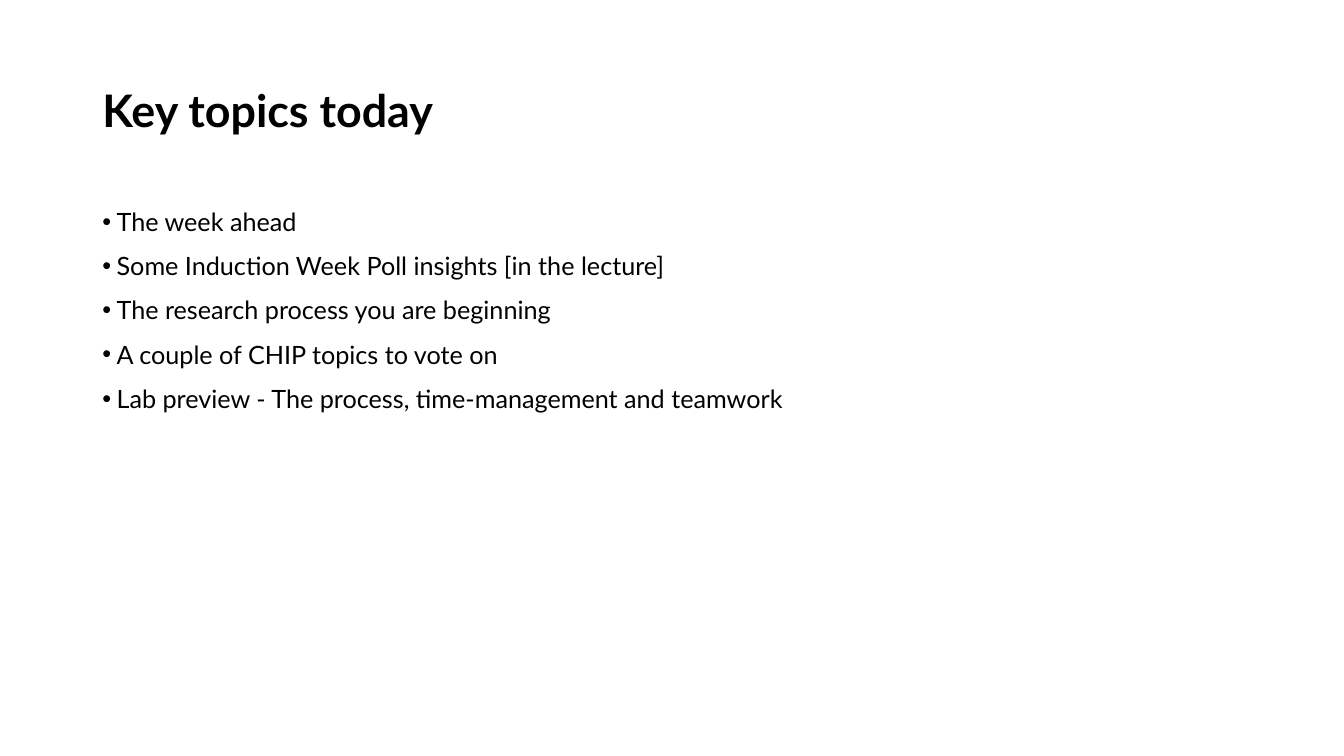
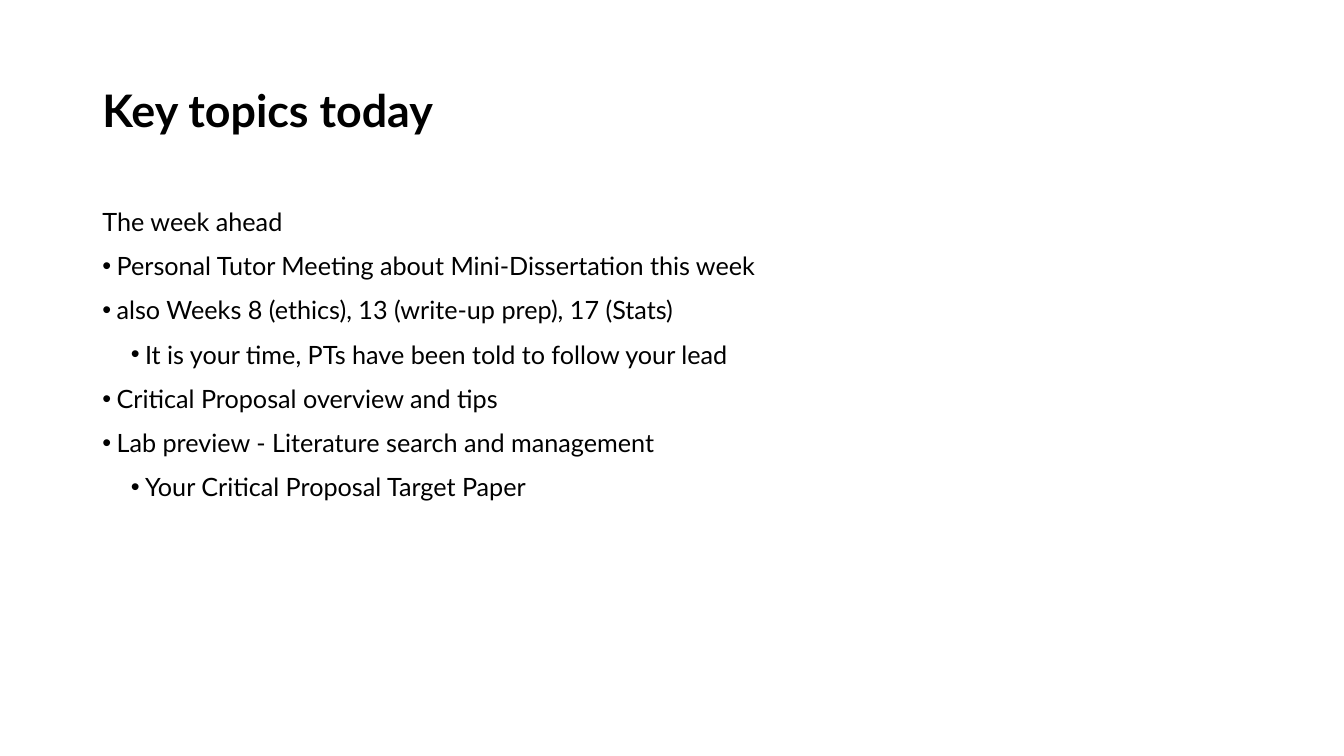
Before and after one commit to LittleMonkeyLab/PS52007Dslides, a slide deck: slide 2 of _site/lectures/Lecture03/Lecture03.pptx. Drawn at 1344x756 pixels with LibreOffice and Linux fonts; fonts in the diff are those of the drawing. Boxes give left, top, right and bottom in pixels: in the first picture for what was removed or moved away, otherwise in the second. Text is boxed around its words. In the diff, an @@ line names an element or a change of style, - is before the commit and + after.

```diff
--- a/_site/lectures/Lecture03/Lecture03.pptx
+++ b/_site/lectures/Lecture03/Lecture03.pptx
@@ text at (102,212,283,232): bullet • to none @@
@@ text at (117,256,755,501): text changed @@
-• Some Induction Week Poll insights [in the lecture]
-• The research process you are beginning
-• A couple of CHIP topics to vote on
-• Lab preview - The process, time-management and teamwork
+• Personal Tutor Meeting about Mini-Dissertation this week
+• also Weeks 8 (ethics), 13 (write-up prep), 17 (Stats)
+  • It is your time, PTs have been told to follow your lead
+• Critical Proposal overview and tips
+• Lab preview - Literature search and management
+  • Your Critical Proposal Target Paper
```
Also in this commit, not shown: 1 other slide changed, 23 slides added, 1 slide removed, 47 other files.
